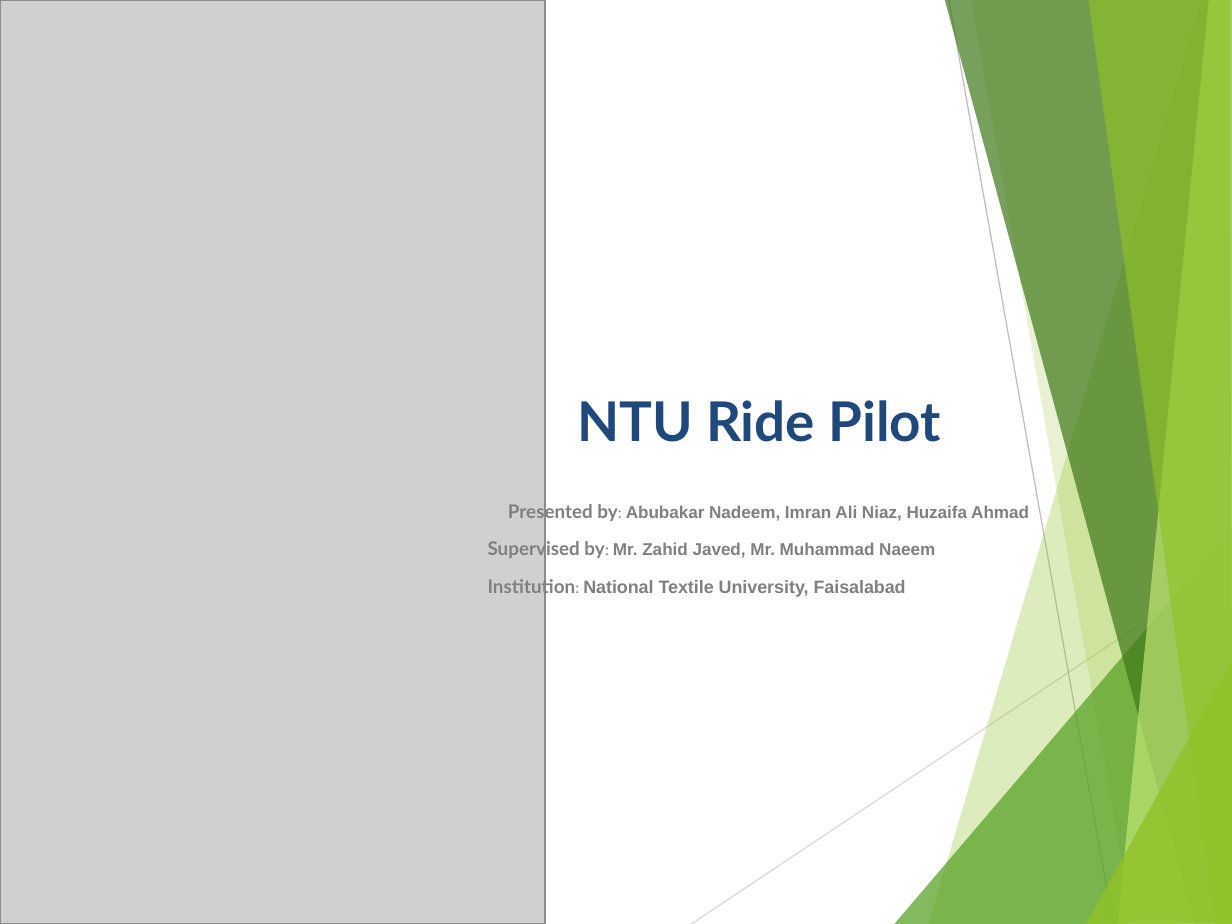
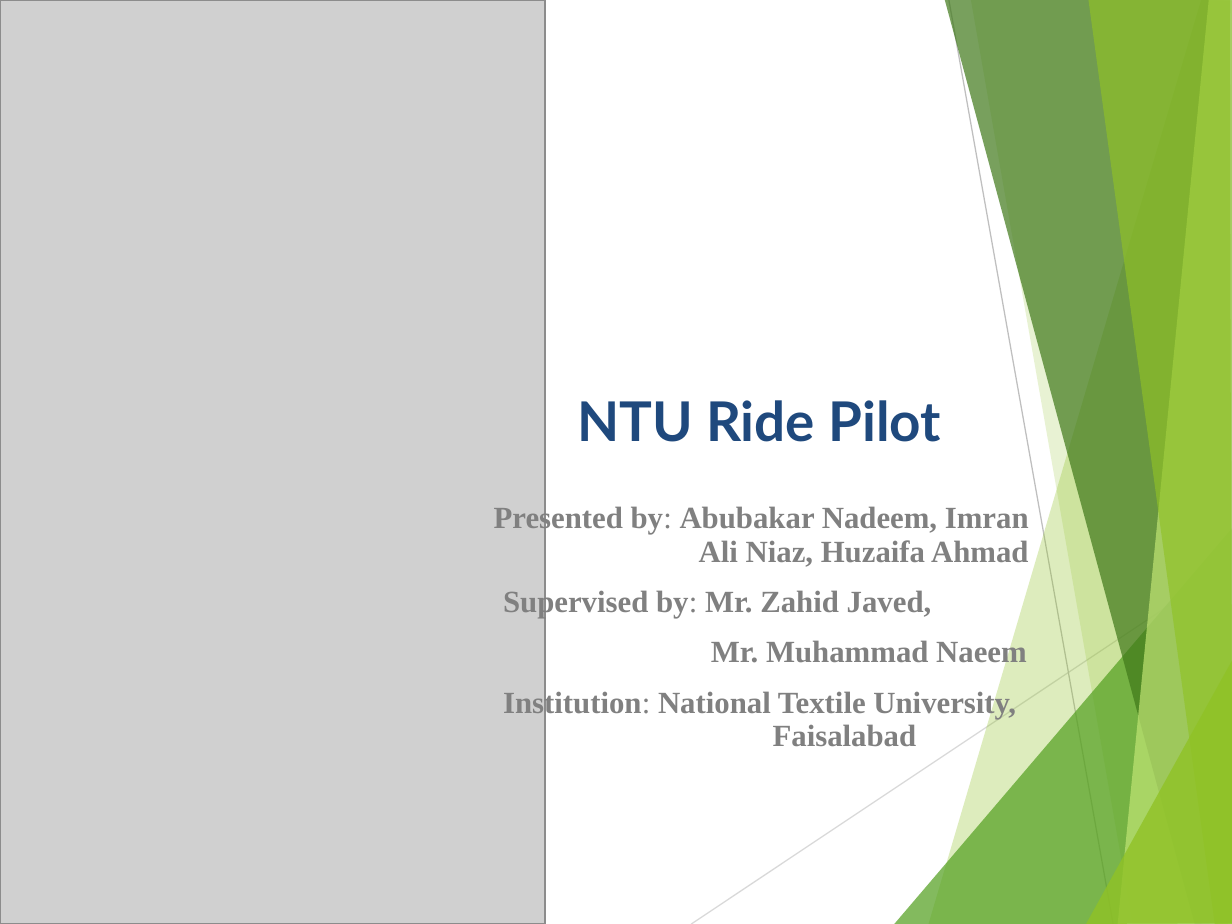
Before and after one commit to Abubakar-doc/FYP-24-SE-A-204, a slide deck: slide 1 of NTU Ride Pilot.pptx. Drawn at 1232x924 pixels with LibreOffice and Linux fonts; fonts in the diff are those of the drawing; grey boxes stand for pictures. Boxes give left, top, right and bottom in pixels: in the first picture for what was removed or moved away, otherwise in the second. Text is boxed around its words. In the diff, an @@ line names an element or a change of style, - is before the commit and + after.

```diff
--- a/NTU Ride Pilot.pptx
+++ b/NTU Ride Pilot.pptx
@@ subtitle at <box>494,504,1029,746</box>: size 11 to 18 pt, font Lato to Times New Roman in "Presented by:", "Institution:"; size 9 to 18 pt in "by:", "Institution:"; size 10 to 18 pt in "Abubakar Nadeem, Imran Ali Niaz, Huzaifa Ahmad"; font Arial to Times New Roman in "Abubakar Nadeem, Imran Ali Niaz, Huzaifa Ahmad", "National Textile University, Faisalabad"; size 10.5 to 18 pt in "National Textile University, Faisalabad" @@
@@ subtitle at <box>503,588,1027,669</box>: text changed; size 10 to 18 pt; font Arial to Times New Roman @@
-Supervised by: Mr. Zahid Javed, Mr. Muhammad Naeem
+Supervised by: Mr. Zahid Javed,
+Mr. Muhammad Naeem
```
Also in this commit, not shown: 2 other files.
